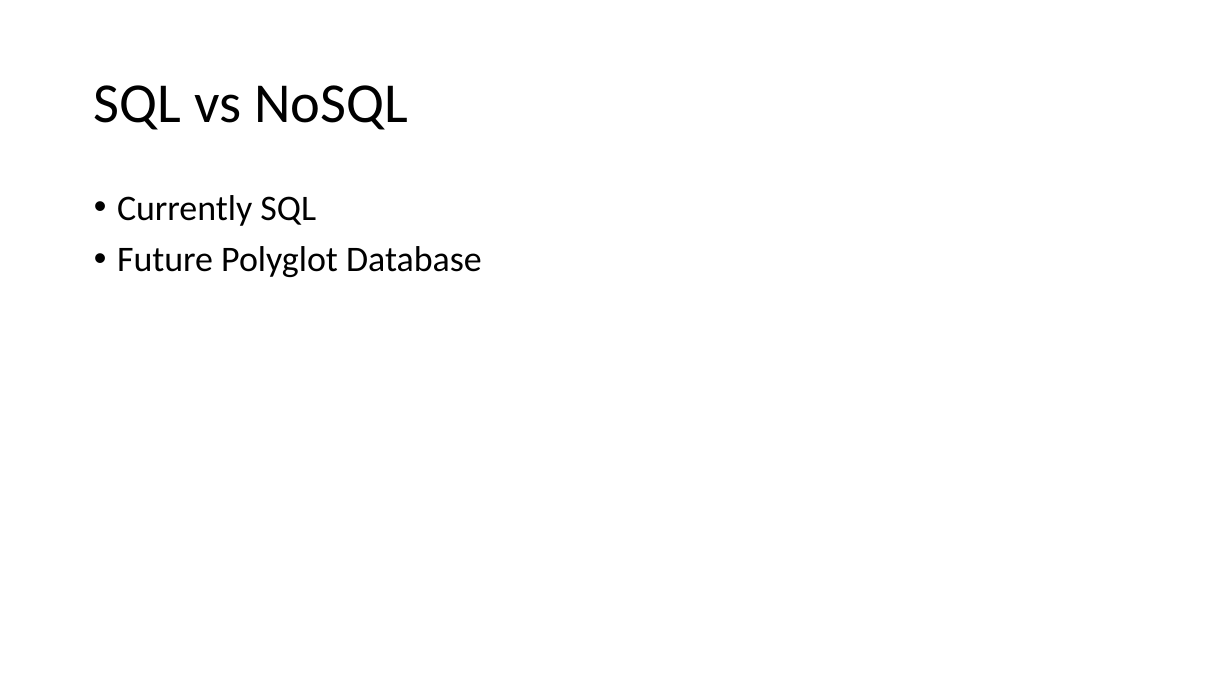
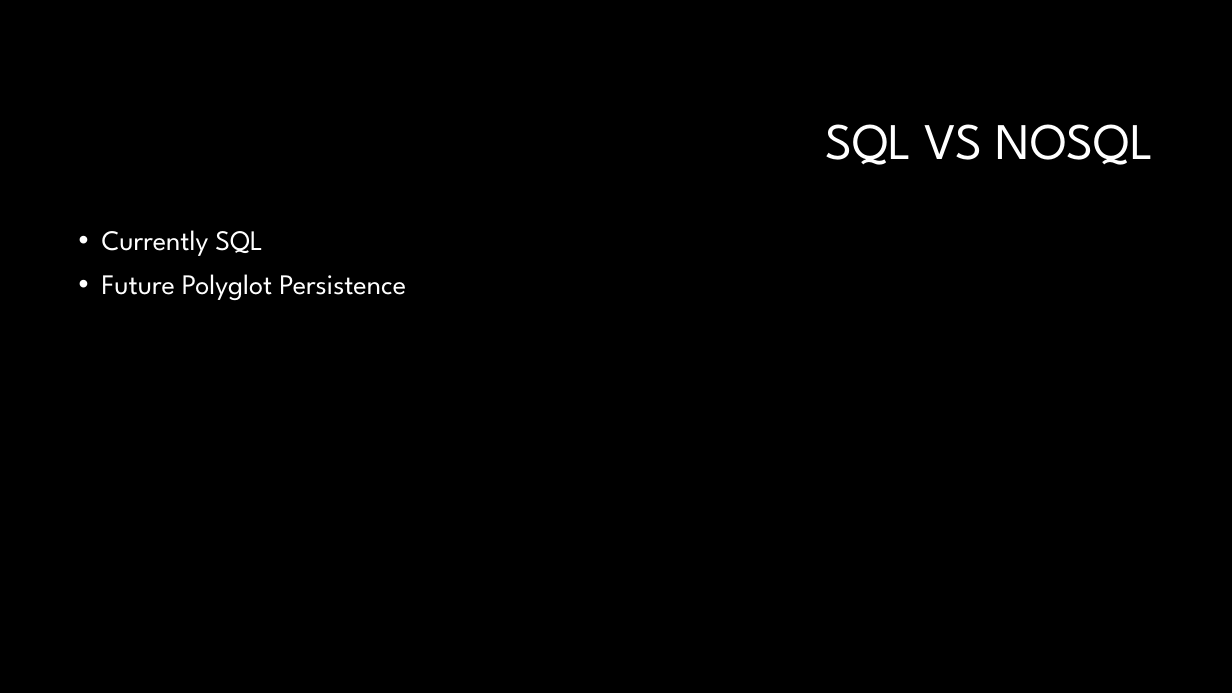
Before and after one commit to AndreasRichardsen/gtl_project, a slide deck: slide 2 of presentation material/Exam Presentation.pptx. Drawn at 1232x693 pixels with LibreOffice and Linux fonts; fonts in the diff are those of the drawing; background and template pictures are left out. Boxes give left, top, right and bottom in pixels: in the first picture for what was removed or moved away, otherwise in the second. Text is boxed around its words. In the diff, an @@ line names an element or a change of style, - is before the commit and + after.

```diff
--- a/presentation material/Exam Presentation.pptx
+++ b/presentation material/Exam Presentation.pptx
@@ background #FFFFFF to #000000 @@
@@ title at bbox=[825, 124, 1154, 165]: text changed; size 44 to 40 pt; font Calibri to League Spartan; text colour #000000 to #FFFFFF @@
-SQL vs NoSQL
+SQL VS NOSQL
@@ text "Currently SQL": place and size @@
-text "Currently SQL" at bbox=[117, 195, 482, 277]
+text "Currently SQL" at bbox=[102, 230, 406, 300]
@@ text at bbox=[102, 230, 263, 256]: size 28 to 22 pt, font Calibri to League Spartan, text colour #000000 to #FFFFFF in "Currently SQL" @@
@@ text at bbox=[102, 274, 406, 300]: text changed; size 28 to 22 pt; font Calibri to League Spartan; text colour #000000 to #FFFFFF @@
-• Future Polyglot Database
+• Future Polyglot Persistence
```
Also in this commit, not shown: 19 other slides changed, 2 slides added, 2 slides removed.
